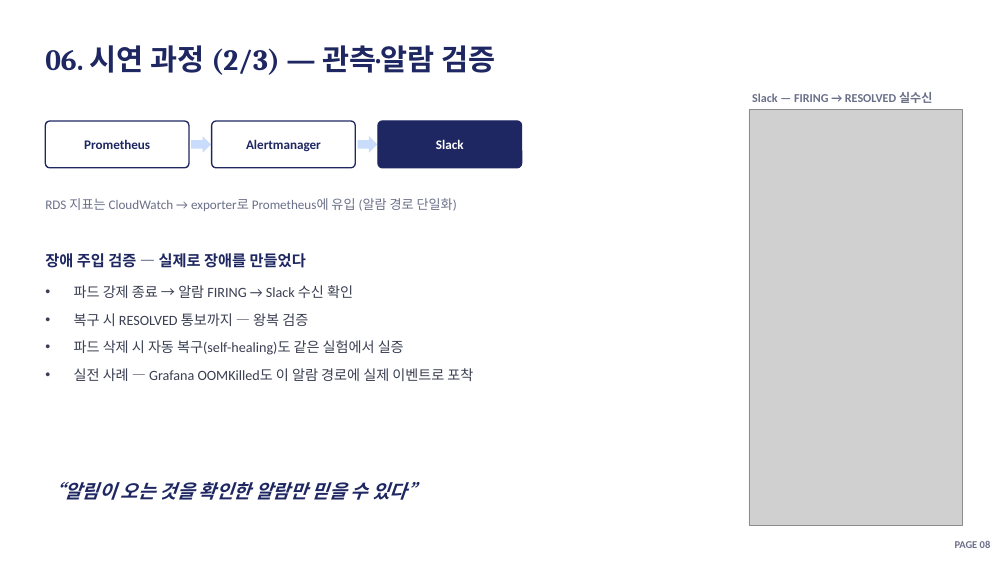
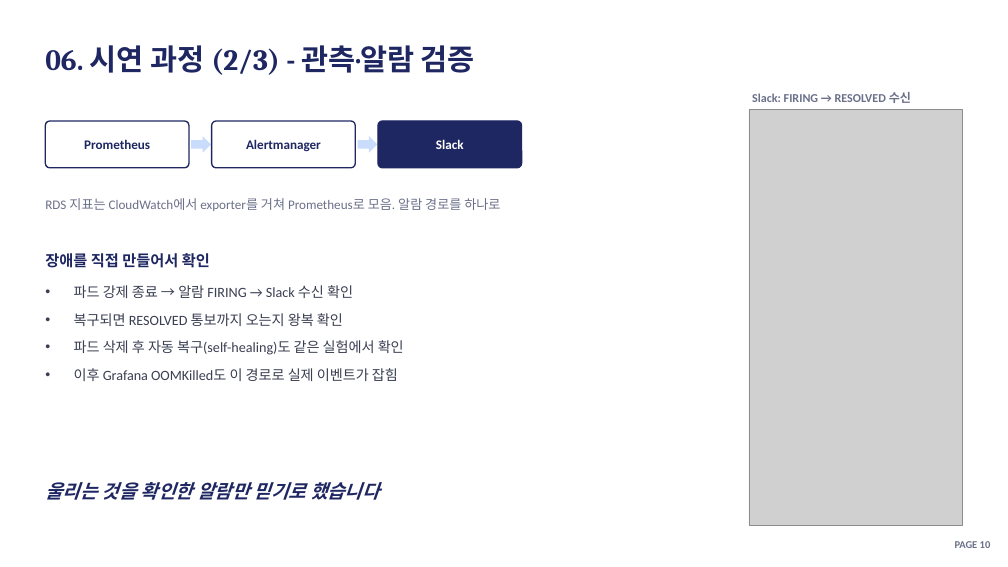
Before and after one commit to soc05272/eks-gitops-portfolio, a slide deck: slide 10 of docs/presentation.pptx. Drawn at 1008x567 pixels with LibreOffice and Linux fonts; fonts in the diff are those of the drawing; grey boxes stand for pictures. Boxes give left, top, right and bottom in pixels: in the first picture for what was removed or moved away, otherwise in the second. Text is boxed around its words. In the diff, an @@ line names an element or a change of style, - is before the commit and + after.

```diff
--- a/docs/presentation.pptx
+++ b/docs/presentation.pptx
@@ text at [45, 45, 475, 75]: text changed @@
-06. 시연 과정 (2/3) — 관측·알람 검증
+06. 시연 과정 (2/3) - 관측·알람 검증
@@ text at [752, 92, 911, 103]: text changed @@
-Slack — FIRING → RESOLVED 실수신
+Slack: FIRING → RESOLVED 수신
@@ text at [45, 198, 500, 211]: text changed @@
-RDS 지표는 CloudWatch → exporter로 Prometheus에 유입 (알람 경로 단일화)
+RDS 지표는 CloudWatch에서 exporter를 거쳐 Prometheus로 모음. 알람 경로를 하나로
@@ text at [45, 253, 210, 268]: text changed @@
-장애 주입 검증 — 실제로 장애를 만들었다
+장애를 직접 만들어서 확인
@@ text at [74, 313, 404, 381]: text changed @@
-• 복구 시 RESOLVED 통보까지 — 왕복 검증
-• 파드 삭제 시 자동 복구(self-healing)도 같은 실험에서 실증
-• 실전 사례 — Grafana OOMKilled도 이 알람 경로에 실제 이벤트로 포착
+• 복구되면 RESOLVED 통보까지 오는지 왕복 확인
+• 파드 삭제 후 자동 복구(self-healing)도 같은 실험에서 확인
+• 이후 Grafana OOMKilled도 이 경로로 실제 이벤트가 잡힘
@@ text at [45, 482, 380, 500]: text changed @@
-“알림이 오는 것을 확인한 알람만 믿을 수 있다”
+울리는 것을 확인한 알람만 믿기로 했습니다
@@ text at [955, 541, 991, 548]: text changed @@
-PAGE 08
+PAGE 10
```
Also in this commit, not shown: 18 other slides changed, 1 slide removed, 3 other files.
